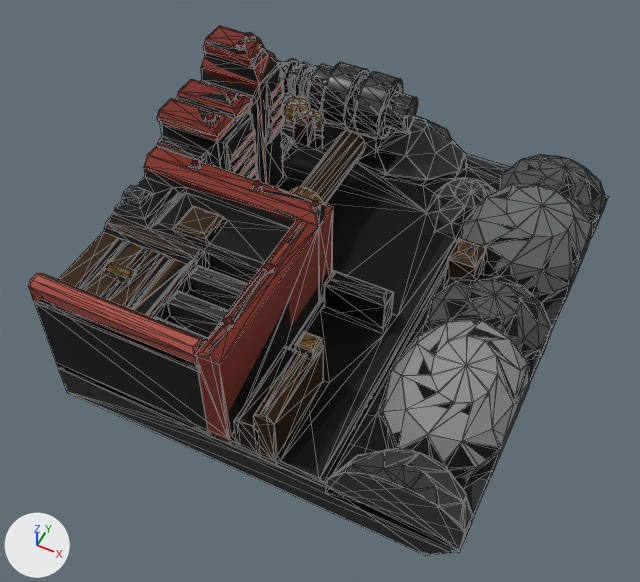
One commit to the glTF model public/models/enemies/newsh2-17.glb: the scene before it, then after it.
Both versions are drawn from a 50 mm camera at (1.21, -2.86, 3.21) aimed at (-0.06, -0.31, 0.03). The axes (+X, +Y, +Z) are drawn at lower left. The lights are the same throughout. The picture after the commit comes second. Mesh edges are drawn as thin lines. Vertices at exactly the same position are counted once.

Objects in the first picture: 'newsh2-17', 'newsh2-17_outline'.
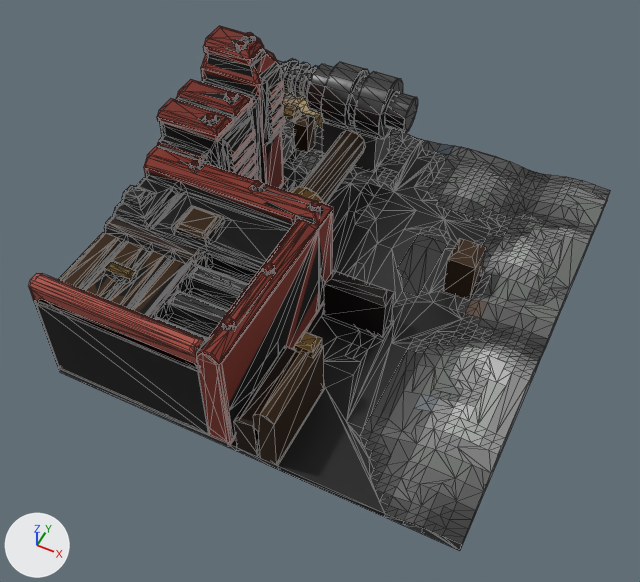
Boxes (x1, y1, x2, y2) around the edits, measured in the pictures (640 x 582 px):
'newsh2-17', surface changed, reshaped (21% narrower, 17% shorter): before (28, 26, 608, 556); after (28, 26, 487, 465)
'newsh2-17_rock', added: after (58, 93, 610, 551)
'newsh2-17_outline', reshaped (49% narrower, 22% shorter): before (35, 33, 607, 552); after (35, 36, 324, 438)
part 1 of me_newsh2_17, deleted: before (284, 96, 607, 553)
part 2 of me_newsh2_17, cut back: before (57, 124, 608, 556); after (196, 353, 277, 465)

The change, as a diff of the scene's bpy script:
```diff
--- a/public/models/enemies/newsh2-17.glb.py
+++ b/public/models/enemies/newsh2-17.glb.py
@@ mat_pal_3_nsh2a53rock @@
 mat_pal_3_nsh2a53rock.base_color = (0.0212, 0.0212, 0.0212)  # black #282828
-mat_pal_3_nsh2a53rock.roughness = 0.88
+mat_pal_3_nsh2a53rock.roughness = 0.55
+mat_pal_3_nsh2a53rock.metallic = 0.05
@@ mat_pal_8_nsh2a53rock @@
 mat_pal_8_nsh2a53rock.base_color = (0.141, 0.153, 0.141)  # dark grey #696d69
-mat_pal_8_nsh2a53rock.roughness = 0.88
+mat_pal_8_nsh2a53rock.roughness = 0.55
+mat_pal_8_nsh2a53rock.metallic = 0.05
@@ mat_pal_4_nsh2a53rock @@
 mat_pal_4_nsh2a53rock.base_color = (0.0343, 0.0343, 0.0343)  # dark grey #343434
-mat_pal_4_nsh2a53rock.roughness = 0.88
+mat_pal_4_nsh2a53rock.roughness = 0.55
+mat_pal_4_nsh2a53rock.metallic = 0.05
@@ mat_pal_1_nsh2a53rock @@
 mat_pal_1_nsh2a53rock.base_color = (0.00368, 0.00368, 0.00368)  # black #0c0c0c
-mat_pal_1_nsh2a53rock.roughness = 0.88
+mat_pal_1_nsh2a53rock.roughness = 0.55
+mat_pal_1_nsh2a53rock.metallic = 0.05
@@ mat_pal_6_nsh2a53rock @@
 mat_pal_6_nsh2a53rock.base_color = (0.0823, 0.0823, 0.0823)  # dark grey #515151
-mat_pal_6_nsh2a53rock.roughness = 0.88
+mat_pal_6_nsh2a53rock.roughness = 0.55
+mat_pal_6_nsh2a53rock.metallic = 0.05
@@ mat_pal_10_nsh2a53rock @@
 mat_pal_10_nsh2a53rock.base_color = (0.27, 0.27, 0.27)  # grey #8e8e8e
-mat_pal_10_nsh2a53rock.roughness = 0.88
+mat_pal_10_nsh2a53rock.roughness = 0.55
+mat_pal_10_nsh2a53rock.metallic = 0.05
@@ me_newsh2_17 @@
-me_newsh2_17.from_pydata(...)  # 1662 vertices, 2990 faces; spans x -1.0..1.0, y -1.17..1.17, z -0.32..0.82
-me_newsh2_17.materials.append(mat_pal_3_nsh2a53rock)  # black #282828
+me_newsh2_17.from_pydata(...)  # 1153 vertices, 2012 faces; spans x -1.0..0.58, y -1.17..1.05, z -0.12..0.82
+# me_newsh2_17 part 1: 8 loose pieces with 406 vertices, spanning x -1.0..1.0, y -1.17..1.17, z -0.17..0.25, are deleted
+# me_newsh2_17 part 2
+# 103 vertices are removed from x -1.0..1.0, y -1.17..1.17, z -0.32..0.0
+# 213 faces are deleted
+# 1 vertex moves within x -1.0, y 0.52, z -0.12
+# 4 new faces join them, mat_pal_7_nsh2a53gun (dark grey #5d5d5d)
+# 4 new faces join them, mat_pal_71_nsh2a53paint (red #8e382c)
+# 3 new faces join them, mat_pal_70_nsh2a53paint (red #7d2c20)
+# 4 new faces join them, mat_pal_164_nsh2a53brass (brown #412c18)
 me_newsh2_17.materials.append(mat_pal_2_nsh2a53dark)
-me_newsh2_17.materials.append(mat_pal_1_nsh2a53deck)  # black #0c0c0c
-me_newsh2_17.materials.append(mat_pal_8_nsh2a53rock)  # dark grey #696d69
-me_newsh2_17.materials.append(mat_pal_4_nsh2a53rock)  # dark grey #343434
-me_newsh2_17.materials.append(mat_pal_1_nsh2a53rock)  # black #0c0c0c
-me_newsh2_17.materials.append(mat_pal_6_nsh2a53rock)  # dark grey #515151
-me_newsh2_17.materials.append(mat_pal_10_nsh2a53rock)  # grey #8e8e8e
-me_newsh2_17.materials.append(mat_pal_170_nsh2a53sand)  # beige #a28a71
 me_newsh2_17.materials.append(mat_pal_10_nsh2a53chrome)
@@ me_newsh2_17_outline @@
-me_newsh2_17_outline.from_pydata(...)  # 802 vertices, 1600 faces; spans x -1.0..1.0, y -1.17..1.17, z -0.32..0.82
+me_newsh2_17_outline.from_pydata(...)  # 801 vertices, 1598 faces; spans x -1.0..-0.07, y -1.17..0.52, z -0.13..0.82
+# me_newsh2_17_outline part 3: 6 vertices moved within x -0.99..-0.42, y -0.88..0.52, z 0.33..0.68; 771 vertices removed from x -1.0..1.0, y -1.17..1.17, z -0.32..0.82; 770 vertices added at x -1.0..-0.07, y -1.17..0.52, z -0.13..0.82
 me_newsh2_17_outline.materials.append(mat_outline_shell)
@@ ob_newsh2_17_rock @@
+ob_newsh2_17_rock = bpy.data.objects.new('newsh2-17_rock', me_newsh2_17_rock)  # 1012 vertices, 2020 faces; spans x -1.0..1.0, y -1.17..1.17, z -0.16..0.0; in mat_pal_3_nsh2a53rock (black #282828), mat_pal_9_nsh2a53rock (grey #797979), mat_pal_27_nsh2a53rock (brown #aa9265), mat_pal_4_nsh2a53rock (dark grey #343434), mat_pal_6_nsh2a53rock (dark grey #515151), mat_pal_102_nsh2a53rock (dark blue #303c45), mat_pal_5_nsh2a53rock (dark grey #454545), mat_pal_7_nsh2a53rock (dark grey #5d5d5d), mat_pal_169_nsh2a53rock (brown #927961), mat_pal_106_nsh2a53rock (grey #6d7579), mat_pal_8_nsh2a53rock (dark grey #696d69), mat_pal_2_nsh2a53rock (black #181818), mat_pal_1_nsh2a53rock (black #0c0c0c), mat_pal_163_nsh2a53rock (brown #302010), mat_pal_10_nsh2a53rock (grey #8e8e8e), mat_pal_69_nsh2a53rock (dark red #692418), mat_pal_11_nsh2a53rock (grey #a2a6a2), mat_pal_165_nsh2a53rock (brown #4d3828), mat_pal_12_nsh2a53rock (grey #bababa), mat_pal_80_nsh2a53rock (black #04040c)
+ob_newsh2_17_rock.location = (0.0, 0.0, 0.0)
```
